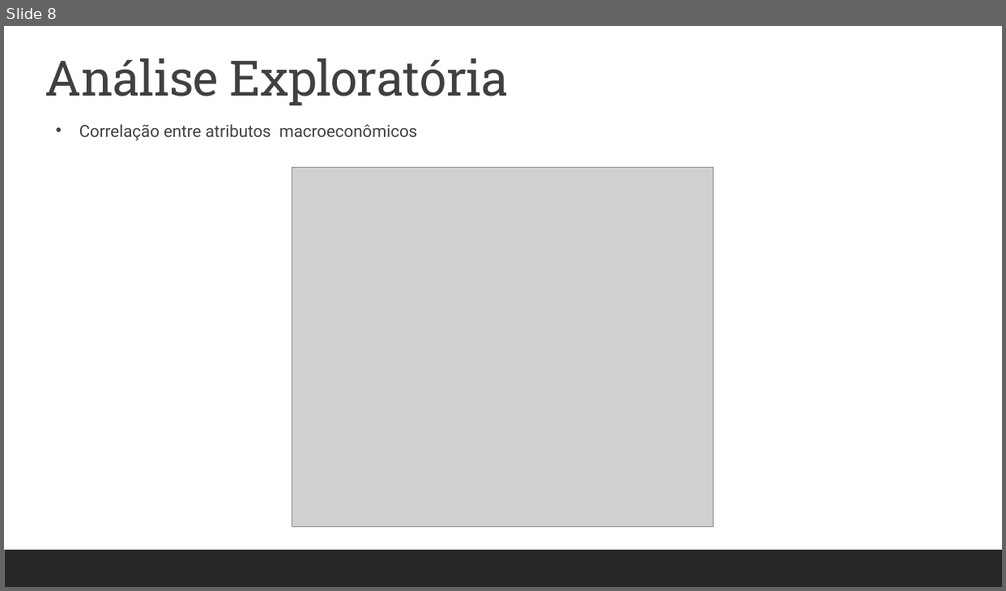
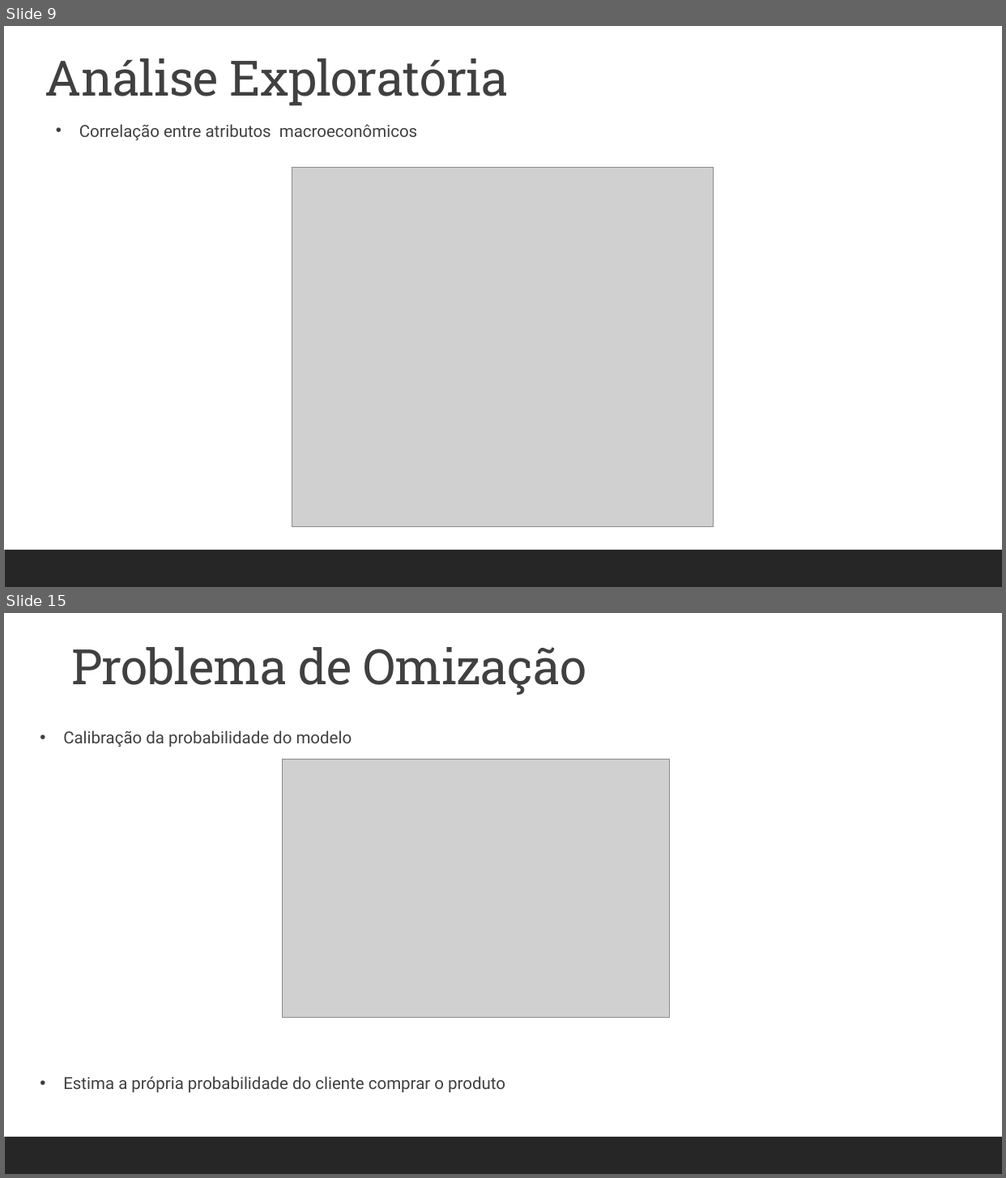
Before and after one commit to pedrosouzalv/PO-233, a slide deck: Projeto de PO-233.pptx. Shown one above the other, each under a label of ours: slide 8 before the commit, slides 9 and 15 after it; the slides between them are not shown. The pictures are 1006x591 and 1006x1178 pixels, drawn with LibreOffice and Linux fonts; fonts in the diff are those of the drawing; grey boxes stand for pictures. Boxes give left, top, right and bottom in pixels: in the first picture for what was removed or moved away, otherwise in the second. Text is boxed around its words. In the diff, an @@ line names an element or a change of style, - is before the commit and + after.

```diff
--- a/Projeto de PO-233.pptx
+++ b/Projeto de PO-233.pptx
@@ slide 15 added at (x1=4, y1=613, x2=1002, y2=1174), background #FFFFFF; not listed: 1 template element that a slide beside it also shows @@
@@ text added at (x1=71, y1=647, x2=587, y2=695), 47 pt, text #404040 @@
+Problema de Omização
@@ text added at (x1=63, y1=730, x2=352, y2=747), 16 pt, text #404040 @@
+• Calibração da probabilidade do modelo
@@ picture added at (x1=282, y1=759, x2=670, y2=1017) @@
@@ text added at (x1=63, y1=1076, x2=505, y2=1093), 16 pt, text #404040 @@
+• Estima a própria probabilidade do cliente comprar o produto
@@ what was slide 8 is now slide 9 @@
```
Also in this commit, not shown: 2 slides changed, 11 other slides added, 6 other files.
